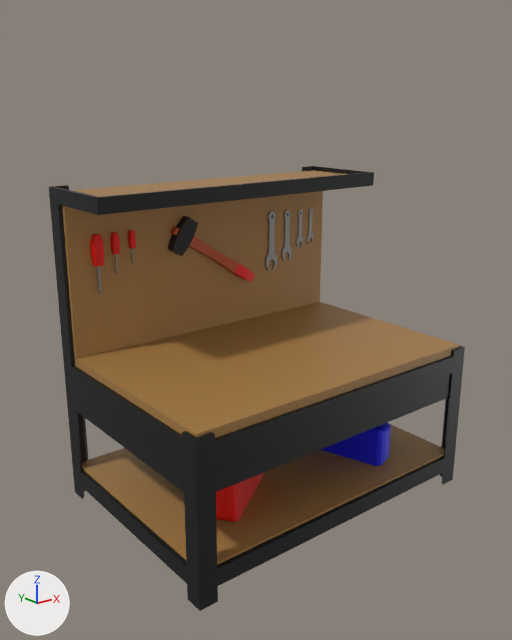
What one commit did to the Blender file Assets/FinalModelsFBX/Table/Table.blend.
Rendered twice from a camera (50 mm lens) standing at (-2.59, -3.13, 2.39) and looking at (-0.09, -0.01, 1.14). Lighting does not change. The marker at lower left points along +X, +Y and +Z.

Names of what the first picture shows: 'Destornilladores', 'Llaves', 'Maletas', 'Martillo', 'Mesa'.
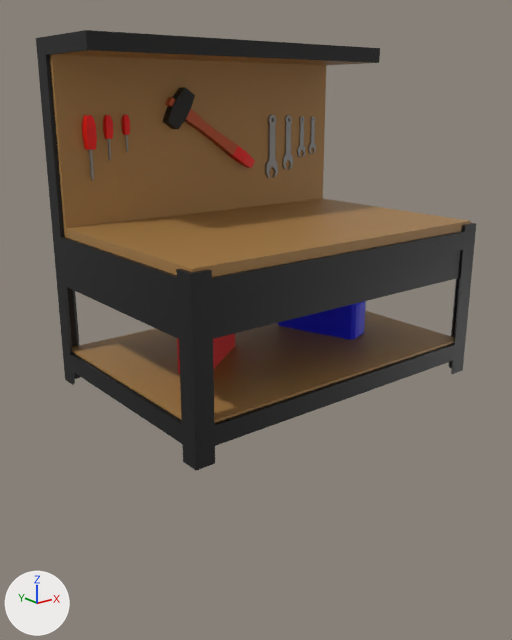
Where the newer file only moved an object's origin or applied its transform, the numbers keep the older frame.

Where the change shows, as pixel boxes (x1, y1, x2, y2) in the pictures (512 x 640 px):
'Mesa', moved: before (49, 166, 465, 611); after (36, 30, 476, 470)
'Maletas', moved: before (216, 422, 391, 522); after (177, 301, 366, 374)
'Martillo', mesh moved: before (167, 216, 255, 282); after (162, 87, 255, 168)
'Llaves', moved: before (265, 209, 314, 270); after (265, 115, 316, 178)
'Destornilladores', mesh moved: before (90, 230, 136, 294); after (82, 115, 130, 181)

The edits, one by one:
me_cube_004 has 240 vertices, 241 faces and spans x -1.0..1.0, y -1.0..0.4, z -1.0..0.92.
me_cube_004 is used by ob_mesa; location (0.0, 0.297, 1.0).
me_cube_004 part 1: the whole mesh is moved by (0.0, 0.3, 1.77).
me_cube_014 has 44 vertices, 42 faces and spans x -0.114..0.114, y -0.062..0.008, z -0.451..0.268.
me_cube_014 is used by ob_martillo; location (-0.077, 0.567, 1.474); rotation (0.0, -0.995, 0.0), in degrees (0, -57, 0).
me_cube_014 part 2: the whole mesh is moved by (0.63, 0.0, 0.41).
me_cube_016 has 84 vertices, 78 faces and spans x -0.021..0.181, y -0.041..0.0, z -0.146..0.111.
me_cube_016 is used by ob_destornilladores; location (-0.811, 0.567, 1.501); scale (1.35, 1.35, 1.35).
me_cube_016 part 3: the whole mesh is moved by (0.0, 0.0, 0.48).
me_cube_017 has 184 vertices, 160 faces and spans x -0.266..1.025, y -0.286..0.286, z 0.0..0.345.
me_cube_017 is used by ob_maletas; location (-0.416, -0.246, 0.205).
me_cube_017 part 4: the whole mesh is moved by (-0.435, -0.001, 0.972).
Object 'Mesa' (ob_mesa) moves from (0.0, 0.297, 1.0) to (0.0, 0.0, 0.0).
Object 'Llaves' (ob_llaves) moves from (0.492, 0.567, 1.466) to (0.0, 0.0, 0.0).
Object 'Maletas' (ob_maletas) moves from (-0.416, -0.246, 0.205) to (0.0, 0.0, 0.0).
